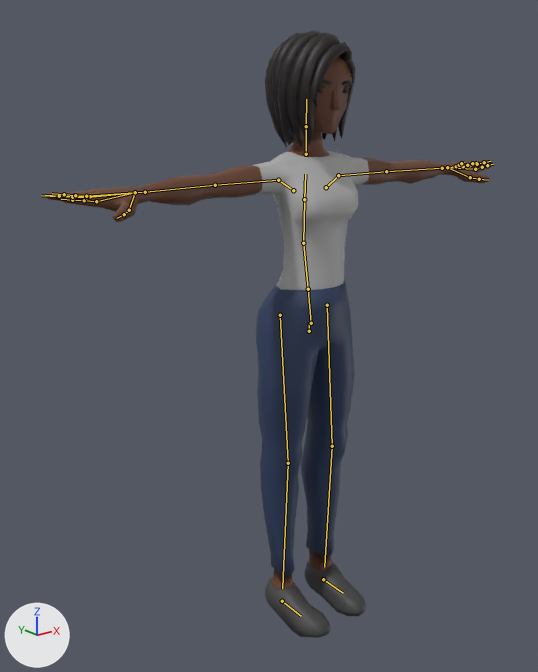
The glTF model js/models/avatars/club-crowd-f1.glb as it was, and as the next commit left it.
Camera for both pictures: a camera (50 mm lens) standing at (-1.489, -1.73, 1.654) and looking at (-0.147, -0.053, 0.983). Every picture has the same lights, and +X, +Y and +Z are marked at lower left. The first picture is the older version. The bones that change, and the others that lie on the model, are drawn over the model as lines.

The first picture shows 'Casual_Body'.
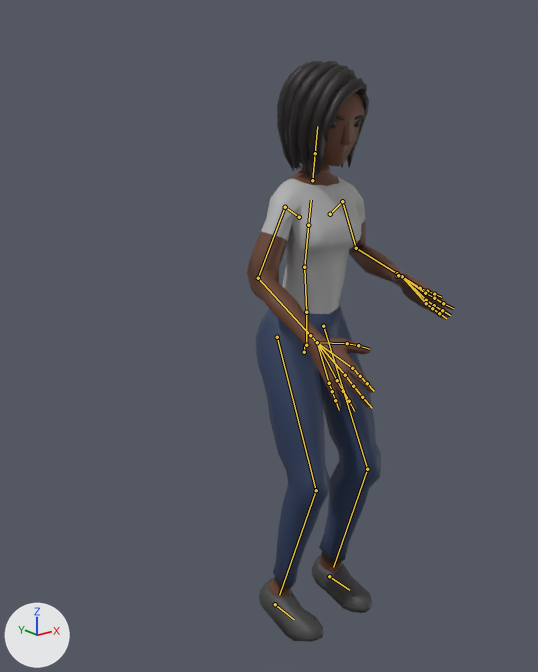
The newer file adds an action. The first version stands in its rest pose; the second is drawn at frame 72 of the action 'Groove_Roll'.

The change, as JSON lines over the scene's bpy script:
```json
{"block": "bone_body", "where": "bone_body = bpy.data.objects['CharacterArmature'].pose.bones['Body']  # child of 'Root'"}
{"op": "set", "path": "bone_body.location", "old": "(0.0, 0.0, 0.0)", "new": "(0.0, -0.075, -0.02)"}
{"op": "set", "path": "bone_body.rotation_quaternion", "old": "(1.0, 0.0, 0.0, 0.0)", "new": "(0.999, 0.048, 0.0, 0.0)", "note": "degrees (0, 0, 0) -> degrees (6, 0, 0)"}
{"block": "bone_torso", "where": "bone_torso = bpy.data.objects['CharacterArmature'].pose.bones['Torso']  # child of 'Abdomen'"}
{"op": "set", "path": "bone_torso.rotation_quaternion", "old": "(1.0, 0.0, 0.0, 0.0)", "new": "(1.0, -0.009, 0.008, -0.006)", "note": "degrees (0, 0, 0) -> degrees (-1, 1, -1)"}
{"block": "bone_neck", "where": "bone_neck = bpy.data.objects['CharacterArmature'].pose.bones['Neck']  # child of 'Chest'"}
{"op": "set", "path": "bone_neck.rotation_quaternion", "old": "(1.0, 0.0, 0.0, 0.0)", "new": "(1.0, 0.012, -0.006, 0.005)", "note": "degrees (0, 0, 0) -> degrees (1, -1, 1)"}
{"block": "bone_head", "where": "bone_head = bpy.data.objects['CharacterArmature'].pose.bones['Head']  # child of 'Neck'"}
{"op": "set", "path": "bone_head.rotation_quaternion", "old": "(1.0, 0.0, 0.0, 0.0)", "new": "(1.0, 0.016, -0.009, 0.007)", "note": "degrees (0, 0, 0) -> degrees (2, -1, 1)"}
{"block": "bone_upperarm_l", "where": "bone_upperarm_l = bpy.data.objects['CharacterArmature'].pose.bones['UpperArm.L']  # child of 'Shoulder.L'"}
{"op": "set", "path": "bone_upperarm_l.rotation_quaternion", "old": "(1.0, 0.0, 0.0, 0.0)", "new": "(0.877, -0.448, 0.176, 0.016)", "note": "degrees (0, 0, 0) -> degrees (-55, 19, -8)"}
{"block": "bone_lowerarm_l", "where": "bone_lowerarm_l = bpy.data.objects['CharacterArmature'].pose.bones['LowerArm.L']  # child of 'UpperArm.L'"}
{"op": "set", "path": "bone_lowerarm_l.rotation_quaternion", "old": "(1.0, 0.0, 0.0, 0.0)", "new": "(0.671, 0.021, 0.0, -0.741)", "note": "degrees (0, 0, 0) -> degrees (2, 2, -96)"}
{"block": "bone_wrist_l", "where": "bone_wrist_l = bpy.data.objects['CharacterArmature'].pose.bones['Wrist.L']  # child of 'LowerArm.L'"}
{"op": "set", "path": "bone_wrist_l.rotation_quaternion", "old": "(1.0, 0.0, 0.0, 0.0)", "new": "(0.999, -0.008, 0.0, -0.052)", "note": "degrees (0, 0, 0) -> degrees (-1, 0, -6)"}
{"block": "bone_upperarm_r", "where": "bone_upperarm_r = bpy.data.objects['CharacterArmature'].pose.bones['UpperArm.R']  # child of 'Shoulder.R'"}
{"op": "set", "path": "bone_upperarm_r.rotation_quaternion", "old": "(1.0, 0.0, 0.0, 0.0)", "new": "(0.835, -0.513, -0.151, 0.13)", "note": "degrees (0, 0, 0) -> degrees (-64, -7, 22)"}
{"block": "bone_lowerarm_r", "where": "bone_lowerarm_r = bpy.data.objects['CharacterArmature'].pose.bones['LowerArm.R']  # child of 'UpperArm.R'"}
{"op": "set", "path": "bone_lowerarm_r.rotation_quaternion", "old": "(1.0, 0.0, 0.0, 0.0)", "new": "(-0.888, -0.013, 0.0, -0.458)", "note": "degrees (0, 0, 0) -> degrees (1, -1, 55)"}
{"block": "bone_wrist_r", "where": "bone_wrist_r = bpy.data.objects['CharacterArmature'].pose.bones['Wrist.R']  # child of 'LowerArm.R'"}
{"op": "set", "path": "bone_wrist_r.rotation_quaternion", "old": "(1.0, 0.0, 0.0, 0.0)", "new": "(0.999, -0.008, 0.0, 0.052)", "note": "degrees (0, 0, 0) -> degrees (-1, 0, 6)"}
{"block": "bone_upperleg_l", "where": "bone_upperleg_l = bpy.data.objects['CharacterArmature'].pose.bones['UpperLeg.L']  # child of 'Body'"}
{"op": "set", "path": "bone_upperleg_l.rotation_quaternion", "old": "(1.0, 0.0, 0.0, 0.0)", "new": "(-0.975, 0.224, 0.001, 0.015)", "note": "degrees (0, 0, 0) -> degrees (-26, 0, -2)"}
{"block": "bone_lowerleg_l", "where": "bone_lowerleg_l = bpy.data.objects['CharacterArmature'].pose.bones['LowerLeg.L']  # child of 'UpperLeg.L'"}
{"op": "set", "path": "bone_lowerleg_l.rotation_quaternion", "old": "(1.0, 0.0, 0.0, 0.0)", "new": "(0.95, 0.313, 0.007, -0.001)", "note": "degrees (0, 0, 0) -> degrees (36, 1, 0)"}
{"block": "bone_upperleg_r", "where": "bone_upperleg_r = bpy.data.objects['CharacterArmature'].pose.bones['UpperLeg.R']  # child of 'Body'"}
{"op": "set", "path": "bone_upperleg_r.rotation_quaternion", "old": "(1.0, 0.0, 0.0, 0.0)", "new": "(-0.975, 0.224, -0.001, -0.015)", "note": "degrees (0, 0, 0) -> degrees (-26, 0, 2)"}
{"block": "bone_lowerleg_r", "where": "bone_lowerleg_r = bpy.data.objects['CharacterArmature'].pose.bones['LowerLeg.R']  # child of 'UpperLeg.R'"}
{"op": "set", "path": "bone_lowerleg_r.rotation_quaternion", "old": "(1.0, 0.0, 0.0, 0.0)", "new": "(0.95, 0.313, -0.007, 0.001)", "note": "degrees (0, 0, 0) -> degrees (36, -1, 0)"}
{"block": "bone_foot_l", "where": "bone_foot_l = bpy.data.objects['CharacterArmature'].pose.bones['Foot.L']  # child of 'Root'"}
{"op": "set", "path": "bone_foot_l.location", "old": "(0.0, 0.0, 0.0)", "new": "(0.03, 0.0, 0.0)"}
{"block": "bone_foot_r", "where": "bone_foot_r = bpy.data.objects['CharacterArmature'].pose.bones['Foot.R']  # child of 'Root'"}
{"op": "set", "path": "bone_foot_r.location", "old": "(0.0, 0.0, 0.0)", "new": "(-0.03, 0.0, 0.0)"}
```

Pixel boxes [x1, y1, x2, y2] of what changed, in the pictures (538 x 672 px):
```json
{"object": "Casual_Body", "change": "posed", "before": [45, 30, 493, 638], "after": [247, 61, 454, 642], "on screen": "54% narrower"}
{"bone": "Body", "before": "(309, 331) to (309, 321)", "after": "(304, 352) to (305, 343)"}
{"bone": "Torso", "before": "(303, 243) to (304, 199)", "after": "(304, 267) to (308, 225)"}
{"bone": "Neck", "before": "(306, 154) to (306, 126)", "after": "(312, 180) to (315, 153)"}
{"bone": "Head", "before": "(306, 126) to (306, 99)", "after": "(315, 153) to (317, 126)"}
{"bone": "UpperArm.L", "before": "(338, 175) to (386, 171)", "after": "(342, 201) to (356, 248)"}
{"bone": "LowerArm.L", "before": "(386, 171) to (442, 168)", "after": "(356, 248) to (397, 273)"}
{"bone": "Wrist.L", "before": "(442, 168) to (447, 167)", "after": "(397, 273) to (402, 276)"}
{"bone": "UpperArm.R", "before": "(278, 180) to (215, 185)", "after": "(285, 207) to (258, 278)"}
{"bone": "LowerArm.R", "before": "(215, 185) to (145, 192)", "after": "(258, 278) to (310, 335)"}
{"bone": "Wrist.R", "before": "(145, 192) to (135, 192)", "after": "(310, 335) to (317, 342)"}
{"bone": "UpperLeg.L", "before": "(327, 305) to (332, 446)", "after": "(323, 326) to (367, 469)"}
{"bone": "LowerLeg.L", "before": "(332, 446) to (324, 567)", "after": "(367, 469) to (333, 567)"}
{"bone": "UpperLeg.R", "before": "(280, 315) to (288, 463)", "after": "(277, 337) to (316, 490)"}
{"bone": "LowerLeg.R", "before": "(288, 463) to (282, 588)", "after": "(316, 490) to (279, 595)"}
{"bone": "Foot.L", "before": "(323, 579) to (343, 593)", "after": "(329, 576) to (349, 590)"}
{"bone": "Foot.R", "before": "(282, 601) to (301, 616)", "after": "(275, 604) to (294, 619)"}
```
